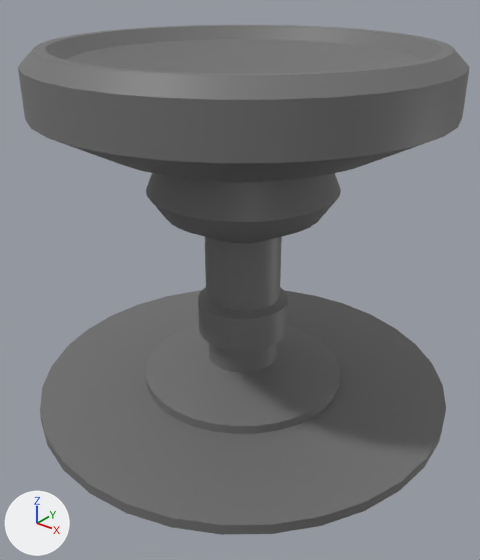
Before and after pictures for a commit that changed the FBX model Models/PickableObjects/Vogeltraenke.fbx.
Before and after are seen from a 50 mm camera at (1.17, -1.475, 1.301) aimed at (0.033, -0.054, 0.42). The axes (+X, +Y, +Z) are drawn at lower left. The lights are the same throughout. Where no turn or scale is listed for an object, it has been applied to the vertices.

In view in the first picture: 'Wasserauffangbecken'.
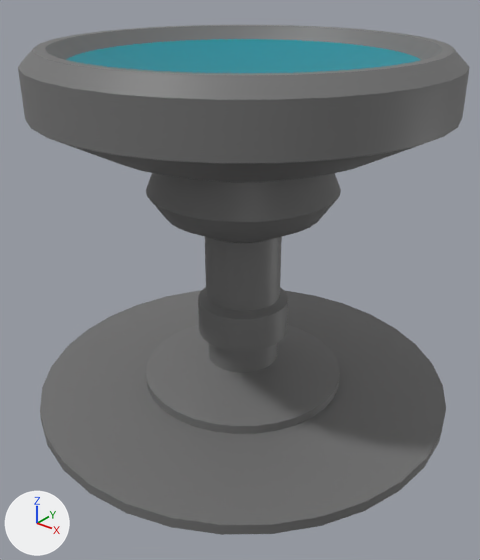
Where the newer file only moved an object's origin or applied its transform, the numbers keep the older frame.

Pixel boxes (x1, y1, x2, y2) of what changed, in the pictures (480 x 560 px):
part 1 of me_cylinder_012, recoloured (grey to cyan)
    both: (66, 39, 420, 73)

Patch to the scene script:
```diff
--- a/Models/PickableObjects/Vogeltraenke.fbx.py
+++ b/Models/PickableObjects/Vogeltraenke.fbx.py
@@ mat_wasser @@
+mat_wasser = principled_material('Wasser')
+mat_wasser.base_color = (0.00267, 0.265, 0.329)  # cyan #098d9b
@@ me_cylinder_012 @@
 me_cylinder_012.from_pydata(...)  # 768 vertices, 738 faces; spans x -0.66..0.662, y -0.66..0.66, z 0.0..1.095
 # used by ob_wasserauffangbecken; location = (0.0, 0.0, 0.0)
+# me_cylinder_012 part 1: all 65 faces centred in x -0.378..0.382, y -0.38..0.38, z 0.991..1.023 switch from mat_steinbehälter (grey #727272) to mat_wasser (cyan #098d9b)
```
